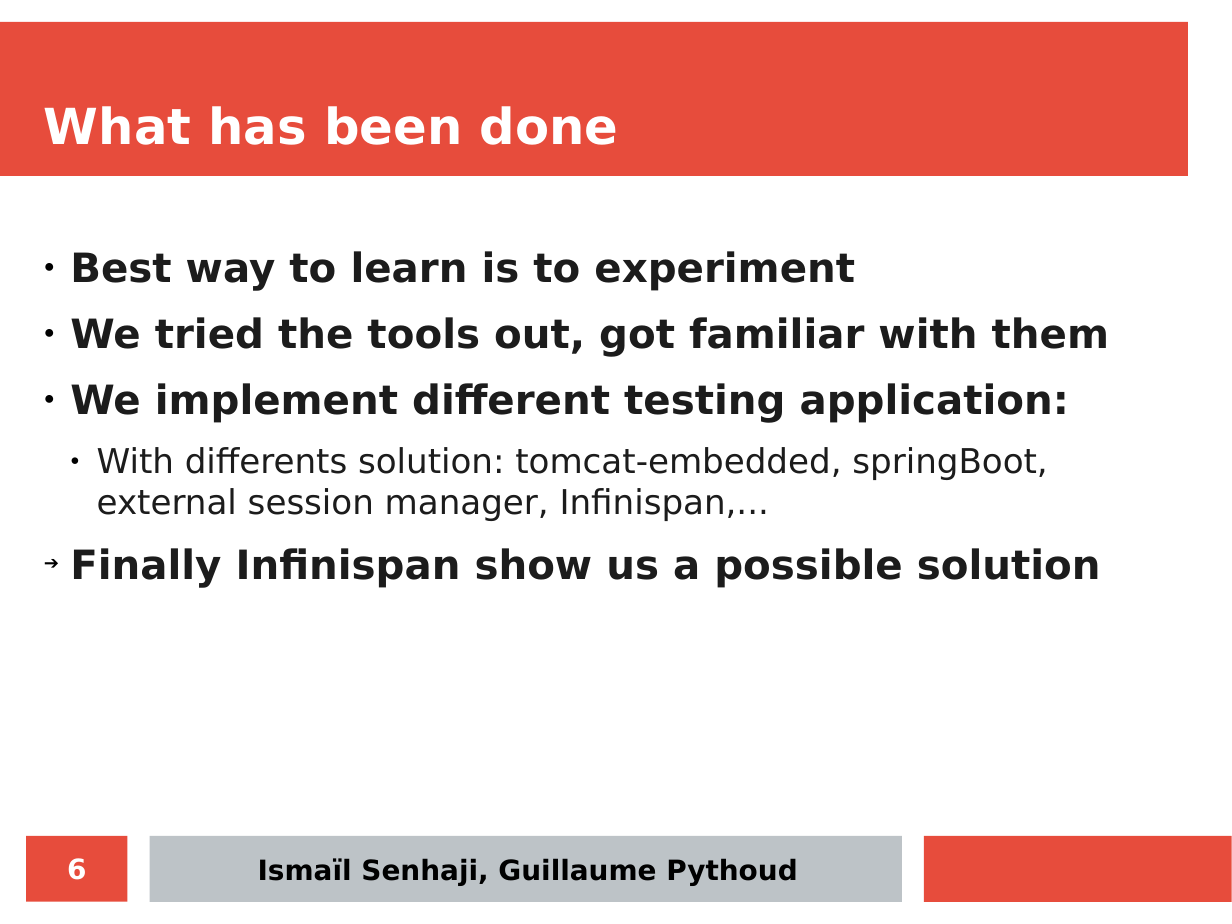
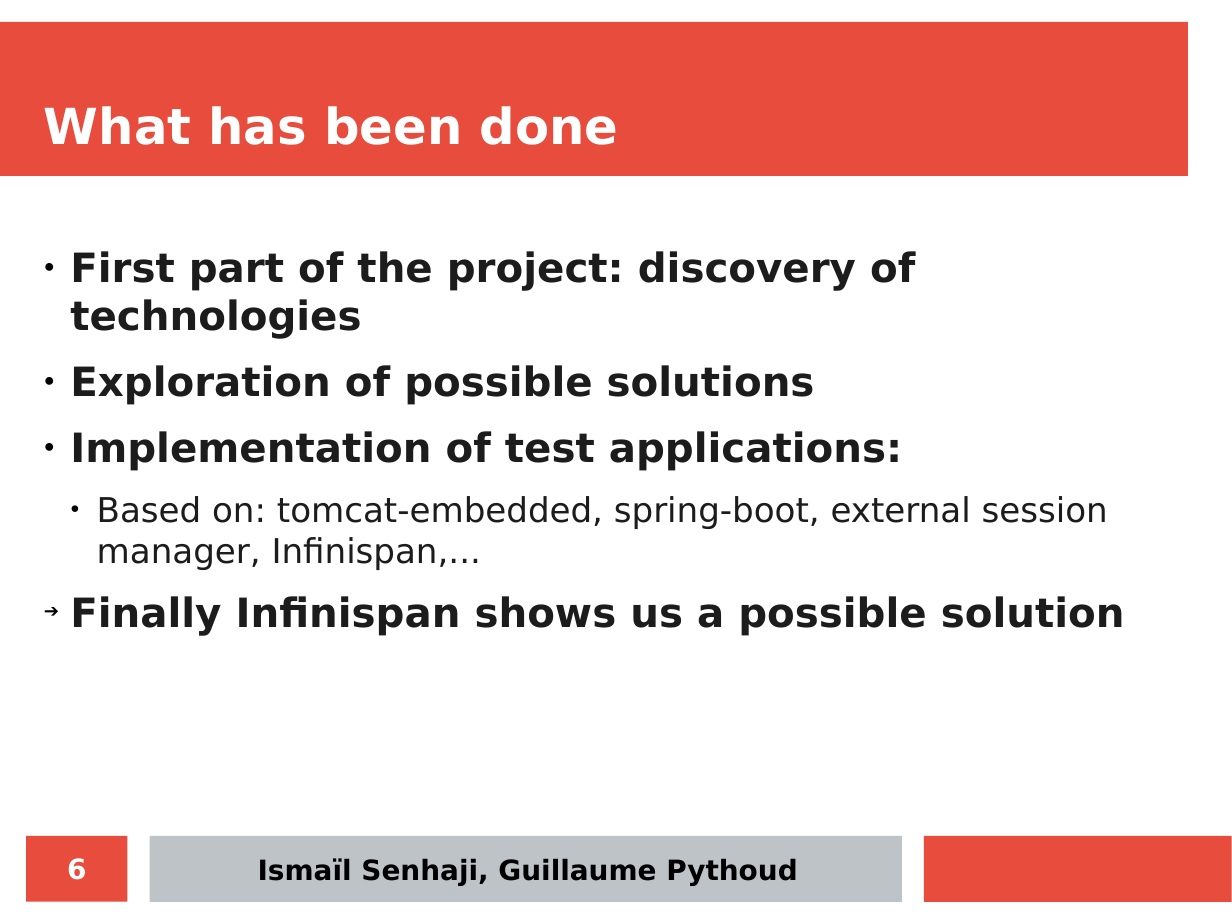
Before and after one commit to iSma/tomcat-in-the-cloud, a slide deck: slide 6 of docs/final-presentation/final_presentation.odp. Drawn at 1232x924 pixels with LibreOffice and Linux fonts; fonts in the diff are those of the drawing. Boxes give left, top, right and bottom in pixels: in the first picture for what was removed or moved away, otherwise in the second. Text is boxed around its words. In the diff, an @@ line names an element or a change of style, - is before the commit and + after.

```diff
--- a/docs/final-presentation/final_presentation.odp
+++ b/docs/final-presentation/final_presentation.odp
@@ text at (70, 251, 1125, 636): text changed @@
-● Best way to learn is to experiment
-● We tried the tools out, got familiar with them
-● We implement different testing application:
-  ● With differents solution: tomcat-embedded, springBoot, external session manager, Infinispan,...
-➔ Finally Infinispan show us a possible solution
+● First part of the project: discovery of technologies
+● Exploration of possible solutions
+● Implementation of test applications:
+  ● Based on: tomcat-embedded, spring-boot, external session manager, Infinispan,...
+➔ Finally Infinispan shows us a possible solution
```
Also in this commit, not shown: 5 other slides changed.
